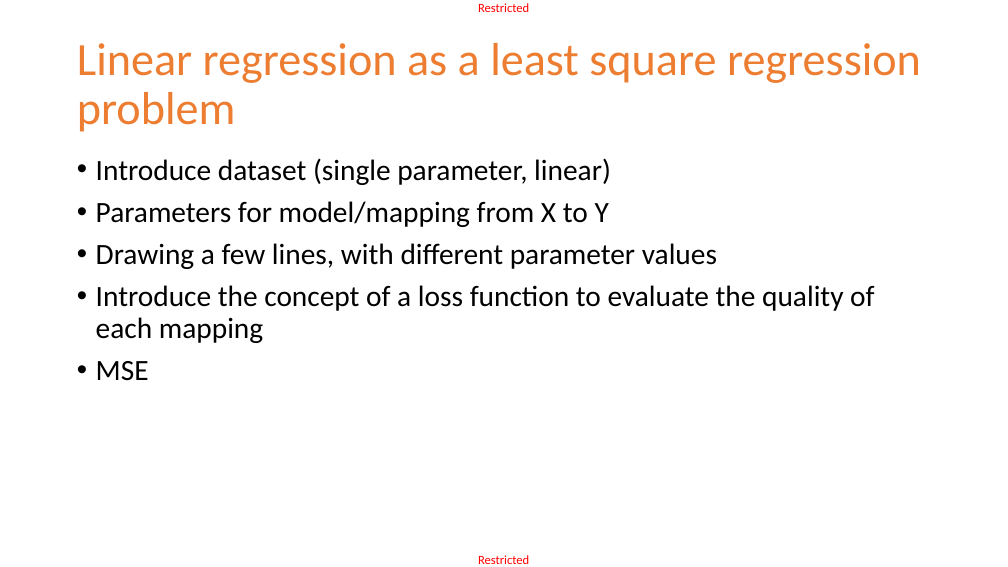
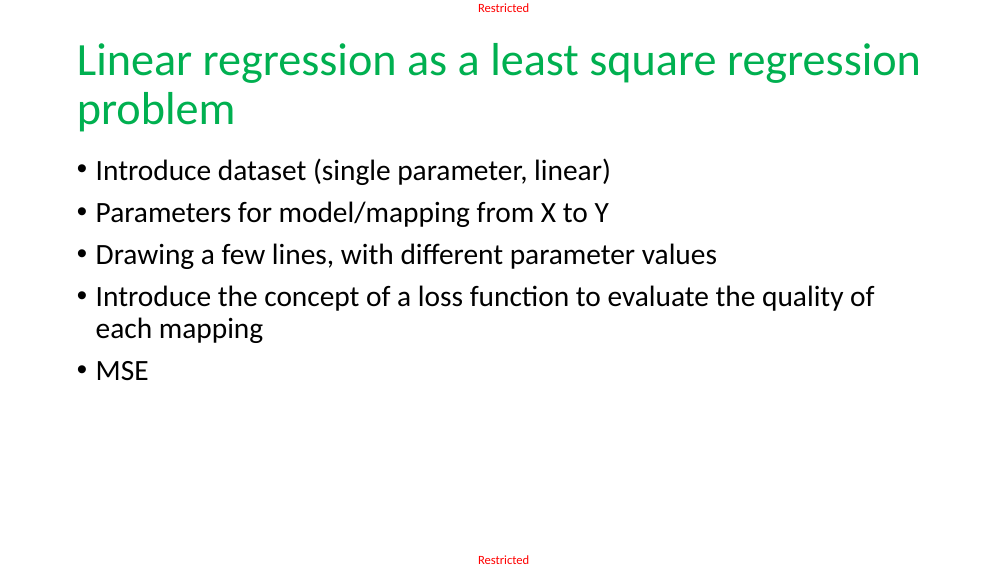
Before and after one commit to matthieudemari/SUTD_DL_50_039, a slide deck: slide 13 of Org.pptx. Drawn at 1008x567 pixels with LibreOffice and Linux fonts; fonts in the diff are those of the drawing. Boxes give left, top, right and bottom in pixels: in the first picture for what was removed or moved away, otherwise in the second. Text is boxed around its words. In the diff, an @@ line names an element or a change of style, - is before the commit and + after.

```diff
--- a/Org.pptx
+++ b/Org.pptx
@@ title "Linear regression as a least ..." at bbox=[77, 43, 921, 132]: text colour #ED7D31 to #00B050 @@
```
Also in this commit, not shown: 5 other slides changed, 5 other files.
